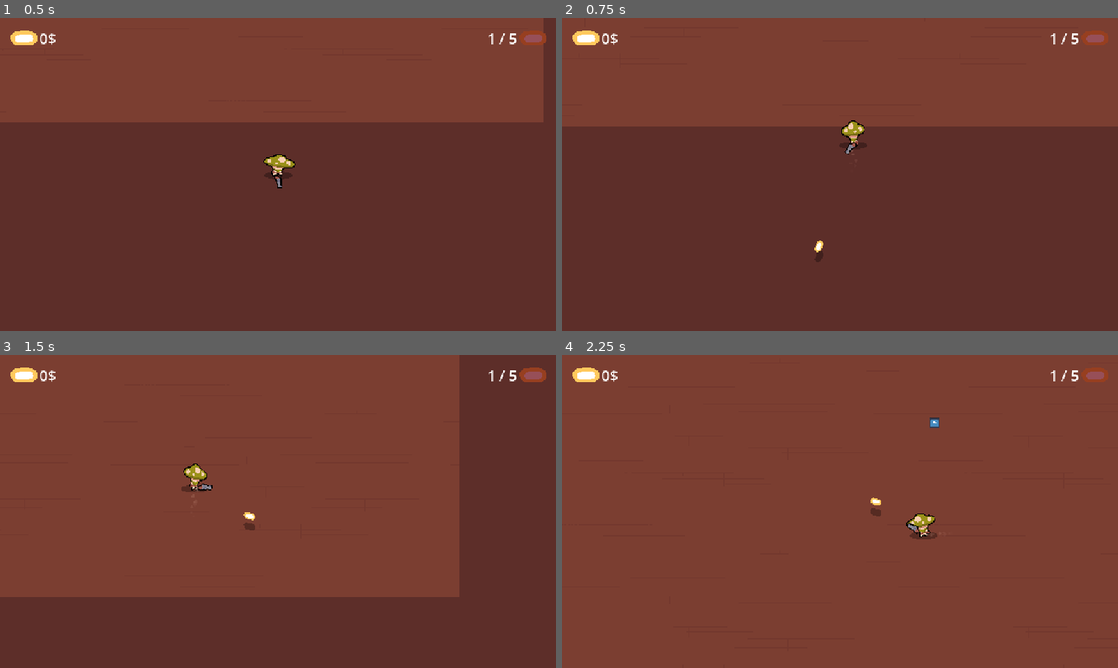
Above: before the commit, frames 1-4 (two rows, left to right).
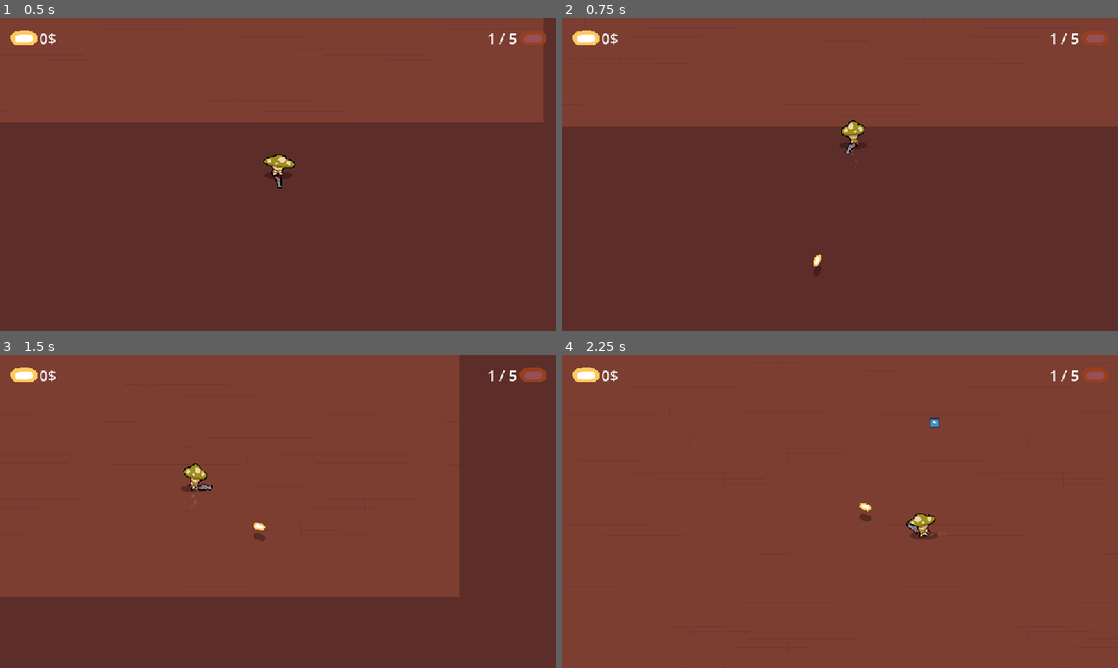
Above: after the commit, the same moments.

Repository: orbital-mage/gmtk-2025
Game: Godot game, scene res://game/arena.tscn
Two runs of this game, one before a commit and one after it. Both use one fixed random seed, a clock stepped at 60 frames per second and the inputs below. The engine's default icon, where the game draws it, is replaced by a stand-in: a white triangle on a blue panel in a dark square.
Inputs (mouse positions are in pixels of both pictures, inside the frame that each line leads up to):
- Up to frame 1 (0.5 s): no input
- Up to frame 2 (0.75 s): tap Enter at 0.5 s; move the mouse to (812, 237) at 0.52 s; press the mouse at (812, 237) at 0.53 s; hold W (up) from 0.53 s (still down)
- Up to frame 3 (1.5 s): keep holding W (up); move the mouse to (444, 558) at 1.27 s; release the mouse at (444, 558) at 1.28 s; click (444, 558) at 1.35 s
- Up to frame 4 (2.25 s): move the mouse to (673, 464) at 2.02 s; release W (up) at 2.03 s; press the mouse at (673, 464) at 2.03 s; hold A (left) from 2.03 s (still down)

Frame 1 is identical in both runs. In frame 2, 0.1% of the frame differs, in the area x 45-47%, y 71-83%; in frame 3, 0.2%; in frame 4, 0.2%, in the area x 53-58%, y 45-54%.

Commit message:
bullet position

Diff:
--- a/game/bullets/bullet.tscn
+++ b/game/bullets/bullet.tscn
@@ -12,14 +12,14 @@
 
 [node name="Shadow" type="Sprite2D" parent="."]
 self_modulate = Color(0, 0, 0, 0.3)
-position = Vector2(0, 0.5)
+position = Vector2(0, 50)
 texture = ExtResource("2_lpncf")
 
 [node name="Sprite" type="Sprite2D" parent="."]
-position = Vector2(0, -49.5)
 texture = ExtResource("2_lpncf")
 
 [node name="Hitbox" type="Area2D" parent="." node_paths=PackedStringArray("bullet")]
+position = Vector2(0, 50)
 collision_layer = 0
 script = ExtResource("3_6lv4x")
 bullet = NodePath("..")
--- a/game/clones/clone.gd
+++ b/game/clones/clone.gd
@@ -113,7 +113,7 @@
 		return
 
 	var bullet = bullet_scene.instantiate() as Bullet
-	bullet.position = position
+	bullet.global_position = gun_sprite.global_position
 	bullet.set_target(target)
 	bullet.set_source(self)
 	shoot.emit(bullet)
